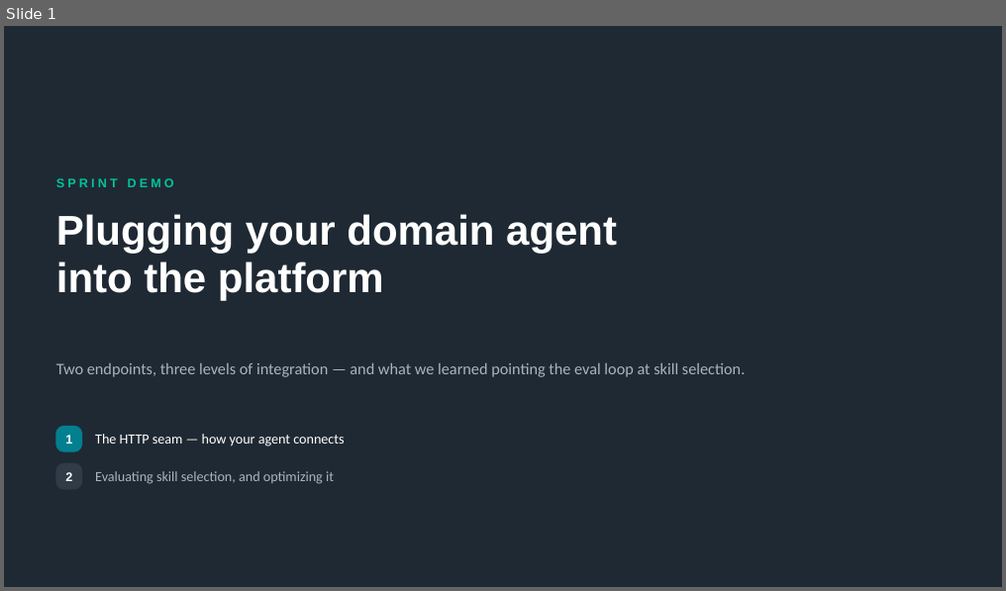
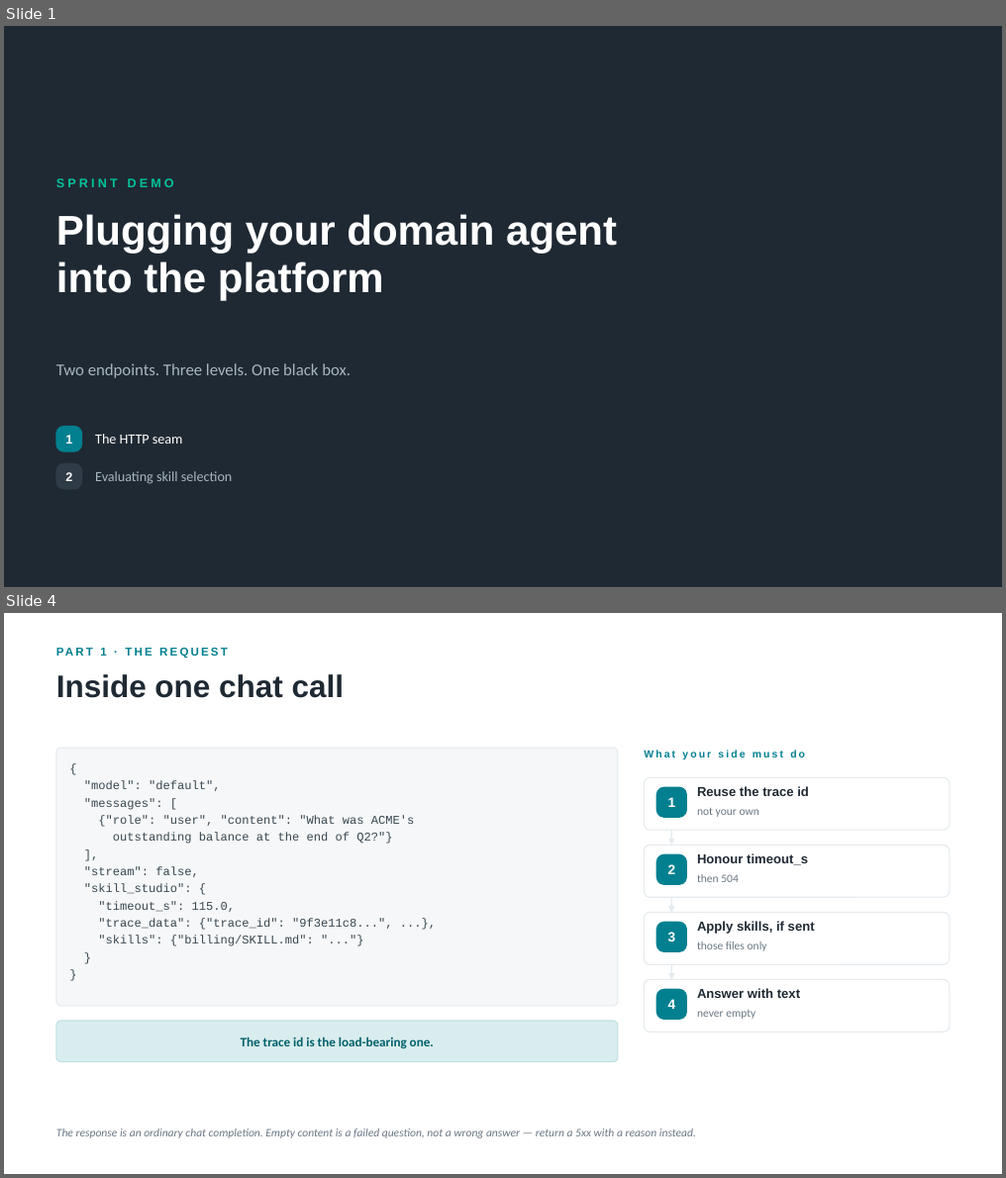
Before and after one commit to johnnyhwu/agent-optimization, a slide deck: presentation/sprint-demo.pptx. Shown one above the other, each under a label of ours: slide 1 before the commit, slides 1 and 4 after it; the slides between them are not shown. The pictures are 1006x591 and 1006x1178 pixels, drawn with LibreOffice and Linux fonts; fonts in the diff are those of the drawing. Boxes give left, top, right and bottom in pixels: in the first picture for what was removed or moved away, otherwise in the second. Text is boxed around its words. In the diff, an @@ line names an element or a change of style, - is before the commit and + after.

```diff
--- a/presentation/sprint-demo.pptx
+++ b/presentation/sprint-demo.pptx
@@ slide 4 added at (4, 613, 1002, 1174), background #FFFFFF @@
@@ text added at (100, 648, 106, 656), 11 pt, text #028090, bold @@
+PART 1 · THE REQUEST
@@ text added at (56, 674, 344, 698), 30 pt, text #1F2933, bold @@
+Inside one chat call
@@ rounded rectangle added at (56, 748, 618, 1006), fill #F5F7F8, outline #E4EAEE 1 pt @@
@@ text added at (644, 750, 805, 760), 10 pt, text #028090, bold @@
+What your side must do
@@ text added at (84, 781, 415, 947), 11.5 pt, text #3A4750 @@
+{
+"model": "default",
+"messages": [
+{"role": "user", "content": "What was ACME's
+outstanding balance at the end of Q2?"}
+],
+"stream": false,
+"skill_studio": {
+"timeout_s": 115.0,
+"trace_data": {"trace_id": "9f3e11c8...", ...},
+"skills": {"billing/SKILL.md": "..."}
+}
+}
@@ rounded rectangle added at (645, 777, 949, 830), fill #FFFFFF, outline #E4EAEE 1 pt @@
@@ rounded rectangle added at (656, 787, 687, 817), fill #028090, outline #028090 1 pt @@
@@ text added at (697, 786, 809, 796), 12.5 pt, text #1F2933, bold @@
+Reuse the trace id
@@ text added at (668, 797, 676, 807), 13 pt, text #FFFFFF, bold @@
+1
@@ text added at (697, 808, 759, 817), 11 pt, text #6B7784 @@
+not your own
@@ rounded rectangle added at (645, 845, 949, 897), fill #FFFFFF, outline #E4EAEE 1 pt @@
@@ arrow added from (672, 830) to (672, 845), #E4EAEE 1.25 pt @@
@@ rounded rectangle added at (656, 855, 687, 884), fill #028090, outline #028090 1 pt @@
@@ text added at (668, 864, 676, 874), 13 pt, text #FFFFFF, bold @@
+2
@@ text added at (697, 854, 808, 865), 12.5 pt, text #1F2933, bold @@
+Honour timeout_s
@@ text added at (697, 874, 739, 882), 11 pt, text #6B7784 @@
+then 504
@@ arrow added from (672, 897) to (672, 912), #E4EAEE 1.25 pt @@
@@ rounded rectangle added at (645, 912, 949, 964), fill #FFFFFF, outline #E4EAEE 1 pt @@
@@ rounded rectangle added at (656, 922, 687, 953), fill #028090, outline #028090 1 pt @@
@@ text added at (668, 932, 676, 942), 13 pt, text #FFFFFF, bold @@
+3
@@ text added at (697, 921, 815, 934), 12.5 pt, text #1F2933, bold @@
+Apply skills, if sent
@@ arrow added from (672, 964) to (672, 980), #E4EAEE 1.25 pt @@
@@ text added at (697, 942, 767, 952), 11 pt, text #6B7784 @@
+those files only
@@ rounded rectangle added at (645, 980, 949, 1032), fill #FFFFFF, outline #E4EAEE 1 pt @@
@@ rounded rectangle added at (656, 989, 687, 1020), fill #028090, outline #028090 1 pt @@
@@ text added at (697, 988, 800, 998), 12.5 pt, text #1F2933, bold @@
+Answer with text
@@ rounded rectangle added at (56, 1021, 618, 1062), fill #D9EDEE, outline #BFE0E2 1 pt @@
@@ text added at (668, 999, 676, 1009), 13 pt, text #FFFFFF, bold @@
+4
@@ text added at (697, 1010, 755, 1019), 11 pt, text #6B7784 @@
+never empty
@@ text added at (241, 1037, 434, 1049), 12.5 pt, text #01606B, bold @@
+The trace id is the load-bearing one.
@@ text added at (56, 1129, 696, 1139), 11 pt, text #6B7784, italic @@
+The response is an ordinary chat completion. Empty content is a failed question, not a wrong answer — return a 5xx with a reason instead.
@@ slide 1 changed as well @@
@@ text at (56, 364, 350, 378): text changed; size 15.5 to 16 pt @@
-Two endpoints, three levels of integration — and what we learned pointing the eval loop at skill selection.
+Two endpoints. Three levels. One black box.
@@ text at (95, 434, 183, 444): text changed @@
-The HTTP seam — how your agent connects
+The HTTP seam
@@ text at (95, 472, 232, 484): text changed @@
-Evaluating skill selection, and optimizing it
+Evaluating skill selection
```
Also in this commit, not shown: 7 other slides changed, 2 other slides added, 2 slides removed, 2 other files.
